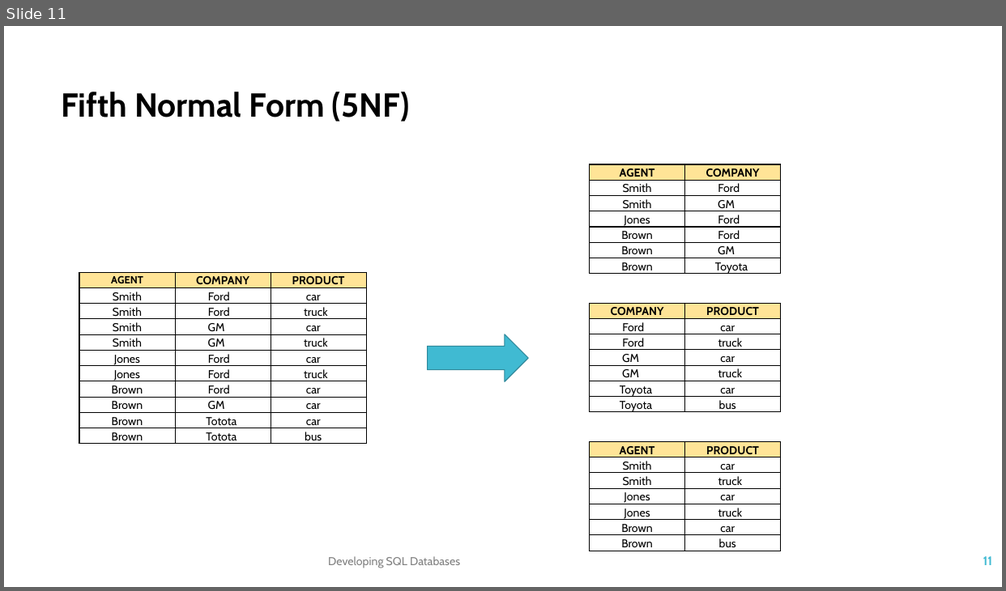
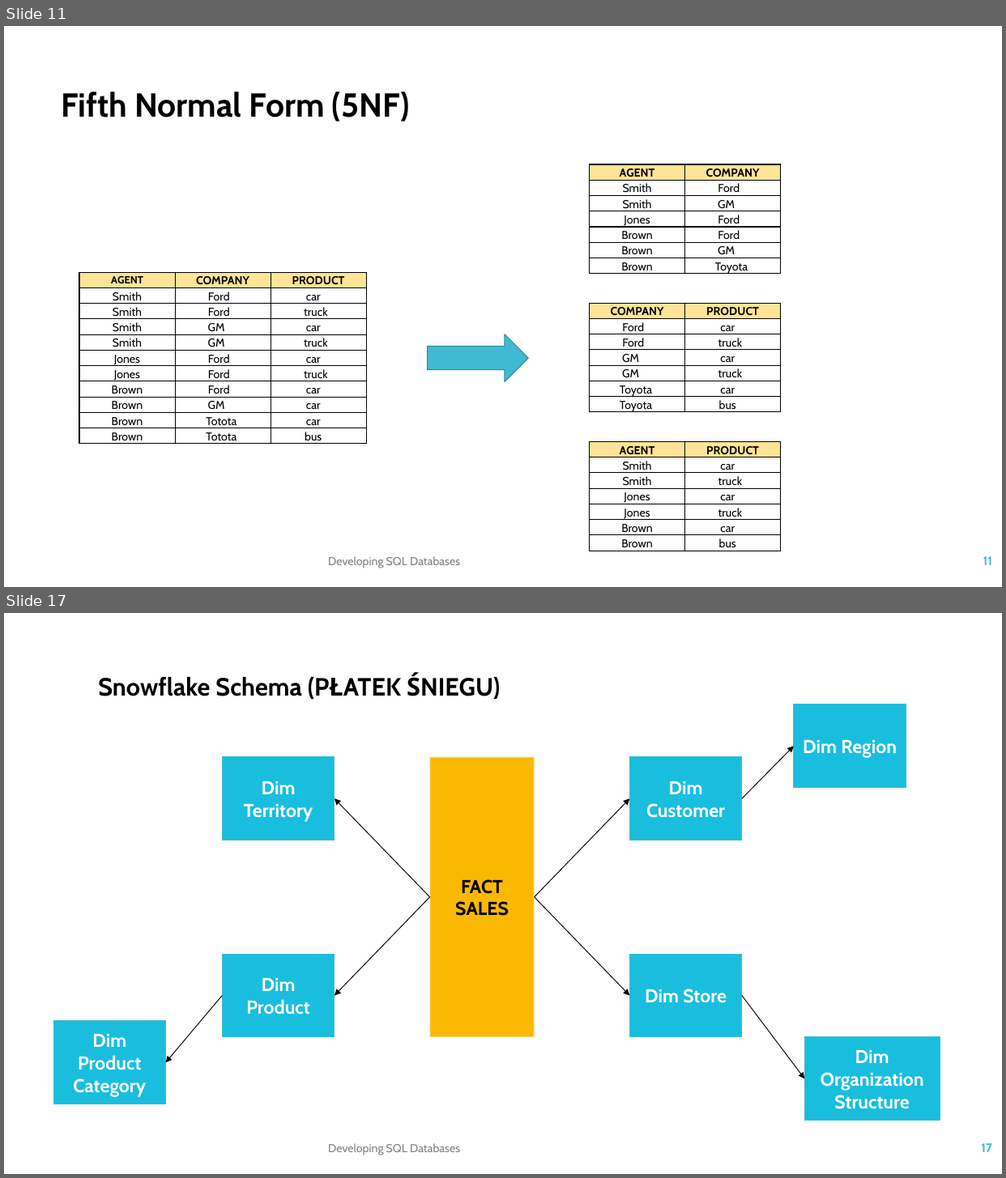
Before and after one commit to TKostyrka/70762DevSQLDB, a slide deck: DEVSQL_02_Normalization_NamingConv/DEVSQL_02A_Normalization.pptx. Shown one above the other, each under a label of ours: slide 11 before the commit, slides 11 and 17 after it; the slides between them are not shown. The pictures are 1006x591 and 1006x1178 pixels, drawn with LibreOffice and Linux fonts; fonts in the diff are those of the drawing. Boxes give left, top, right and bottom in pixels: in the first picture for what was removed or moved away, otherwise in the second. Text is boxed around its words. In the diff, an @@ line names an element or a change of style, - is before the commit and + after.

```diff
--- a/DEVSQL_02_Normalization_NamingConv/DEVSQL_02A_Normalization.pptx
+++ b/DEVSQL_02_Normalization_NamingConv/DEVSQL_02A_Normalization.pptx
@@ slide 17 added at bbox=[4, 613, 1002, 1174], background #FFFFFF @@
@@ text added at bbox=[98, 677, 302, 696], 24 pt, text #000000, bold @@
+  Snowflake Schema (PŁATEK ŚNIEGU)
@@ rectangle added at bbox=[794, 705, 906, 787], fill #19BFE0, outline #40BAD2 0.75 pt, 18 pt, text #FFFFFF, bold @@
+Dim Region
@@ rectangle added at bbox=[223, 756, 335, 840], fill #19BFE0, outline #40BAD2 0.75 pt, 18 pt, text #FFFFFF, bold @@
+Dim Territory
@@ rectangle added at bbox=[430, 756, 535, 1037], fill #FAB900, outline #F9F9F9 1.35 pt, 18 pt, text #000000, bold @@
+FACT
+SALES
@@ rectangle added at bbox=[630, 756, 742, 840], fill #19BFE0, outline #40BAD2 0.75 pt, 18 pt, text #FFFFFF, bold @@
+Dim Customer
@@ arrow added from (742, 798) to (794, 747), #000000 0.75 pt @@
@@ arrow added from (430, 897) to (335, 798), #000000 0.75 pt @@
@@ arrow added from (534, 897) to (630, 798), #000000 0.75 pt @@
@@ arrow added from (430, 897) to (335, 995), #000000 0.75 pt @@
@@ arrow added from (534, 897) to (630, 995), #000000 0.75 pt @@
@@ rectangle added at bbox=[223, 954, 335, 1037], fill #19BFE0, outline #40BAD2 0.75 pt, 18 pt, text #FFFFFF, bold @@
+Dim Product
@@ rectangle added at bbox=[630, 954, 742, 1037], fill #19BFE0, outline #40BAD2 0.75 pt, 18 pt, text #FFFFFF, bold @@
+Dim Store
@@ arrow added from (223, 995) to (166, 1063), #000000 0.75 pt @@
@@ arrow added from (742, 995) to (805, 1080), #000000 0.75 pt @@
@@ rectangle added at bbox=[53, 1021, 166, 1104], fill #19BFE0, outline #40BAD2 0.75 pt, 18 pt, text #FFFFFF, bold @@
+Dim Product
+Category
@@ rectangle added at bbox=[805, 1037, 940, 1121], fill #19BFE0, outline #40BAD2 0.75 pt, 18 pt, text #FFFFFF, bold @@
+Dim Organization Structure
@@ text added at bbox=[328, 1144, 460, 1156], 11 pt, text #808080 @@
+Developing SQL Databases
@@ page number added at bbox=[981, 1144, 992, 1152], 12 pt, text #40BAD2, bold @@
+17
```
Also in this commit, not shown: 6 other slides added, 4 other files.
